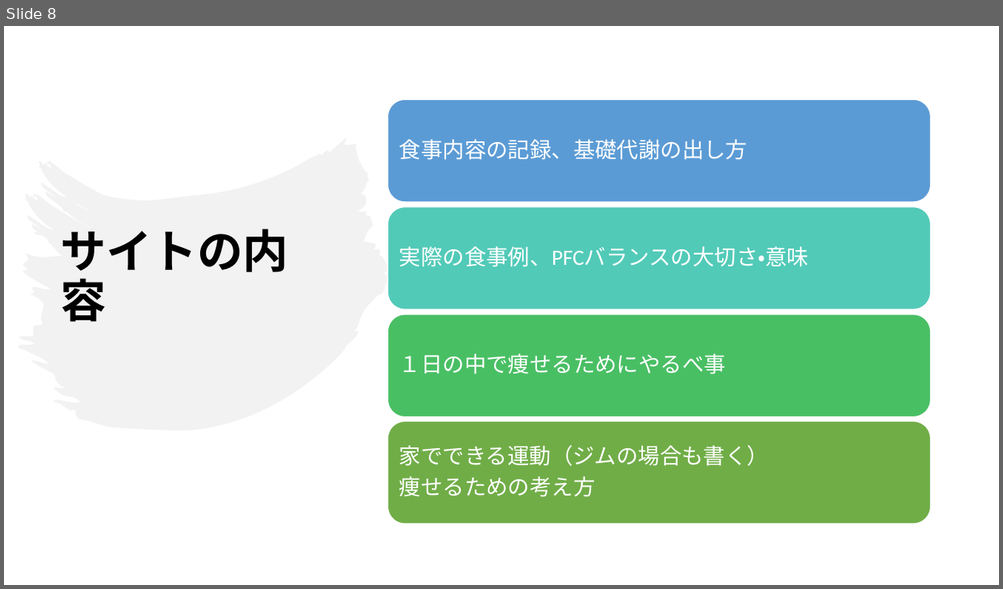
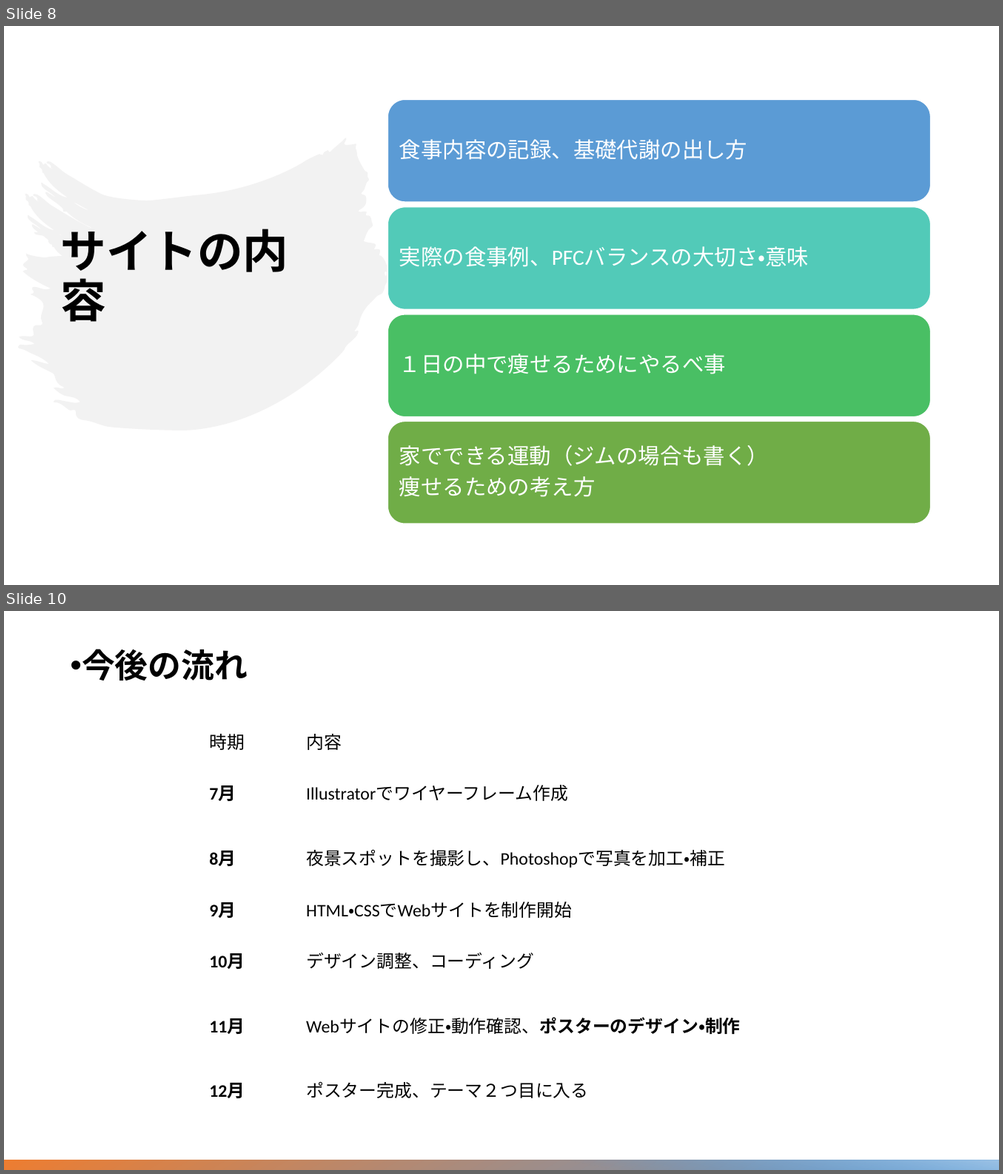
Before and after one commit to Ckg25007/zemi, a slide deck: 中間発表 power point/25007 大平凜音.pptx. Shown one above the other, each under a label of ours: slide 8 before the commit, slides 8 and 10 after it; the slides between them are not shown. The pictures are 1003x589 and 1003x1174 pixels, drawn with LibreOffice and Linux fonts; fonts in the diff are those of the drawing. Boxes give left, top, right and bottom in pixels: in the first picture for what was removed or moved away, otherwise in the second. Text is boxed around its words. In the diff, an @@ line names an element or a change of style, - is before the commit and + after.

Commit message:
中間発表完成、あとは先生に確認

```diff
--- a/中間発表 power point/25007 大平凜音.pptx
+++ b/中間発表 power point/25007 大平凜音.pptx
@@ slide 10 added at (x1=4, y1=611, x2=999, y2=1170), background #FFFFFF @@
@@ text added at (x1=82, y1=649, x2=247, y2=681), 32 pt, text #000000, bold @@
+• 今後の流れ
@@ table added at (x1=202, y1=721, x2=758, y2=1122), 7 rows, 2 columns @@
+時期 | 内容
+7月 | Illustratorでワイヤーフレーム作成
+8月 | 夜景スポットを撮影し、Photoshopで写真を加工・補正
+9月 | HTML・CSSでWebサイトを制作開始
+10月 | デザイン調整、コーディング
+11月 | Webサイトの修正・動作確認、ポスターのデザイン・制作
+12月 | ポスター完成、テーマ２つ目に入る
@@ rectangle added at (x1=4, y1=1161, x2=999, y2=1170), fill gradient #5B9BD5 to #ED7D31 @@
@@ rectangle added at (x1=516, y1=1161, x2=999, y2=1170), fill gradient #5B9BD5 to #9DC3E6 @@
```
Also in this commit, not shown: 2 slides changed, 1 other slide added, 1 slide removed.
